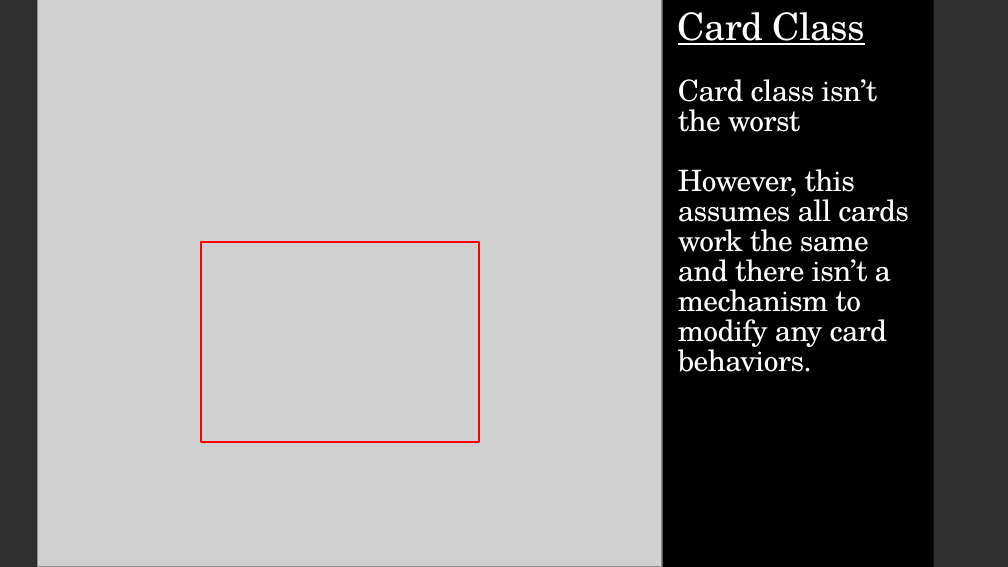
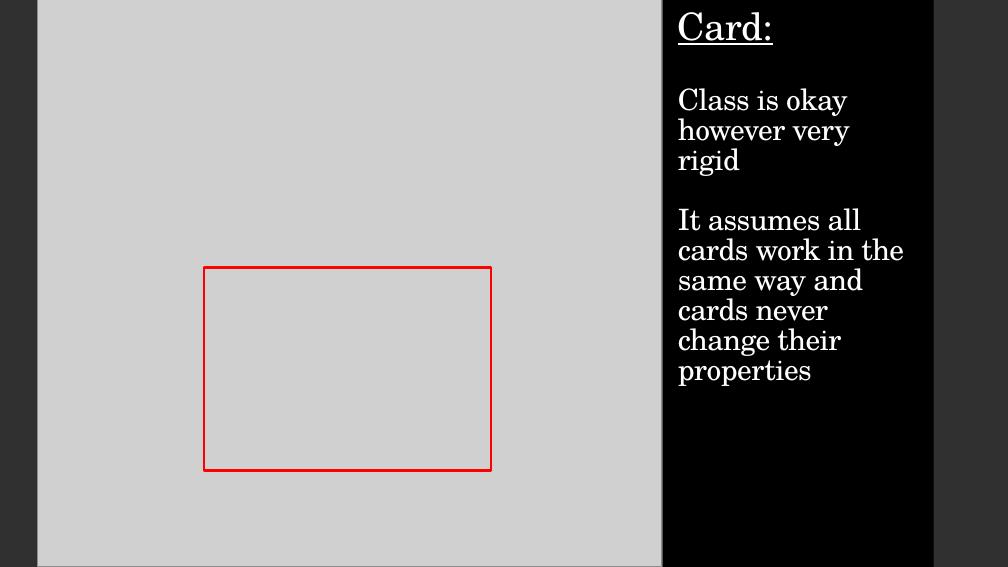
Before and after one commit to KunoDLK/UNIDesignPatternsICA, a slide deck: slide 8 of Part 1 - Anlysis/Presentation/Pocket Beasts Design review.pptx. Drawn at 1008x567 pixels with LibreOffice and Linux fonts; fonts in the diff are those of the drawing; grey boxes stand for pictures; background and template pictures are left out. Boxes give left, top, right and bottom in pixels: in the first picture for what was removed or moved away, otherwise in the second. Text is boxed around its words. In the diff, an @@ line names an element or a change of style, - is before the commit and + after.

Commit message:
complete presentation

```diff
--- a/Part 1 - Anlysis/Presentation/Pocket Beasts Design review.pptx
+++ b/Part 1 - Anlysis/Presentation/Pocket Beasts Design review.pptx
@@ title at box(678, 12, 904, 386): text changed @@
-Card Class
-Card class isn’t the worst
-However, this assumes all cards work the same and there isn’t a mechanism to modify any card behaviors.
+Card:
+Class is okay however very rigid
+It assumes all cards work in the same way and cards never change their properties
@@ rectangle: place and size @@
-rectangle at box(200, 242, 479, 442)
+rectangle at box(204, 268, 491, 470)
```
Also in this commit, not shown: 1 other slide changed, 17 slides added.
